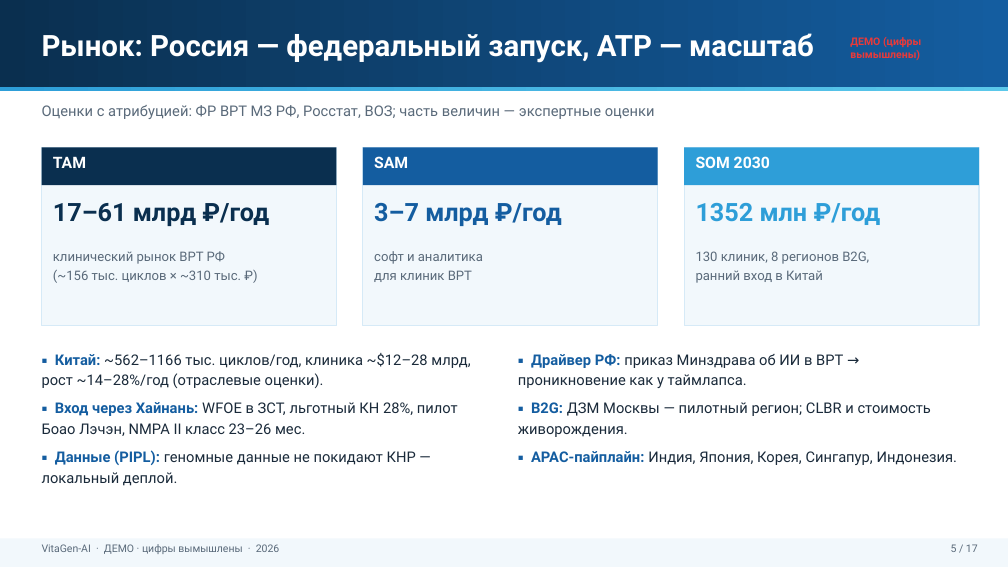
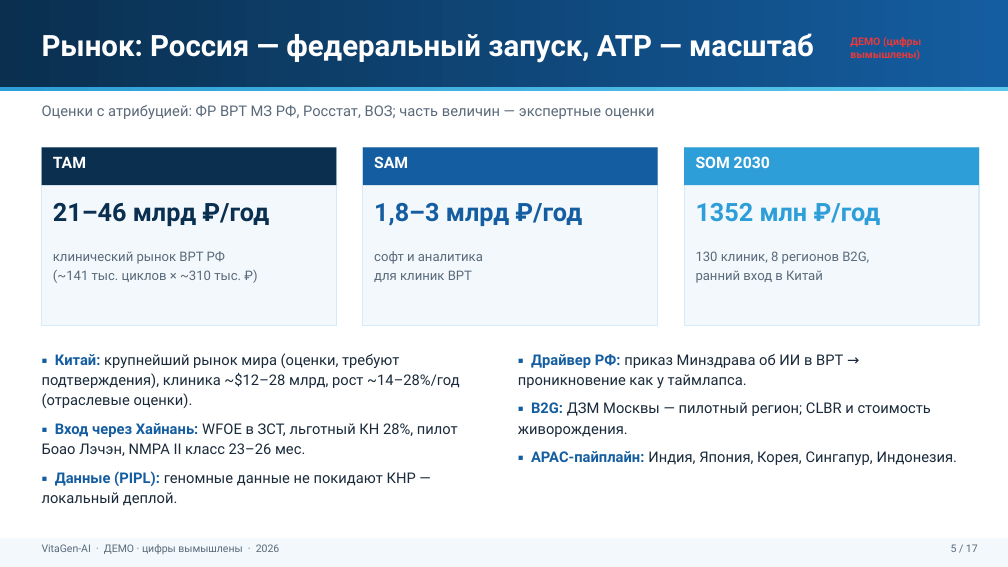
Before and after one commit to Mary-RND/vitagen-ai-demo, a slide deck: slide 5 of files/VitaGen_Investor_Deck_DEMO.pptx. Drawn at 1008x567 pixels with LibreOffice and Linux fonts; fonts in the diff are those of the drawing. Boxes give left, top, right and bottom in pixels: in the first picture for what was removed or moved away, otherwise in the second. Text is boxed around its words. In the diff, an @@ line names an element or a change of style, - is before the commit and + after.

```diff
--- a/files/VitaGen_Investor_Deck_DEMO.pptx
+++ b/files/VitaGen_Investor_Deck_DEMO.pptx
@@ text at (53,203,269,226): text changed @@
-17–61 млрд ₽/год
+21–46 млрд ₽/год
@@ text at (374,203,582,226): text changed @@
-3–7 млрд ₽/год
+1,8–3 млрд ₽/год
@@ text at (53,270,241,283): text changed @@
-(~156 тыс. циклов × ~310 тыс. ₽)
+(~141 тыс. циклов × ~310 тыс. ₽)
@@ text at (42,353,459,408): text changed @@
-▪ Китай: ~562–1166 тыс. циклов/год, клиника ~$12–28 млрд, рост ~14–28%/год (отраслевые оценки).
+▪ Китай: крупнейший рынок мира (оценки, требуют подтверждения), клиника ~$12–28 млрд, рост ~14–28%/год (отраслевые оценки).
```
Also in this commit, not shown: 2 other slides changed, 10 other files.
